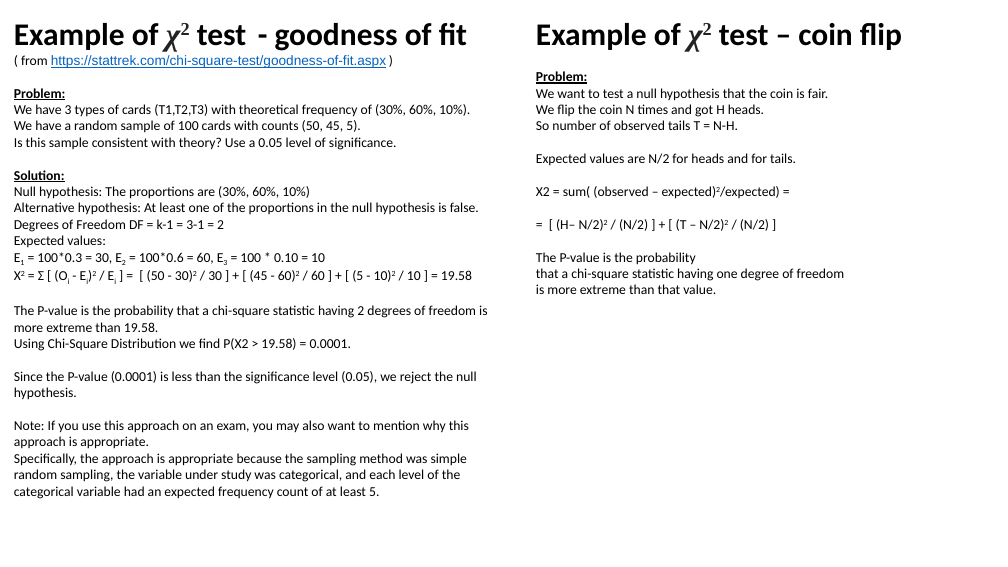
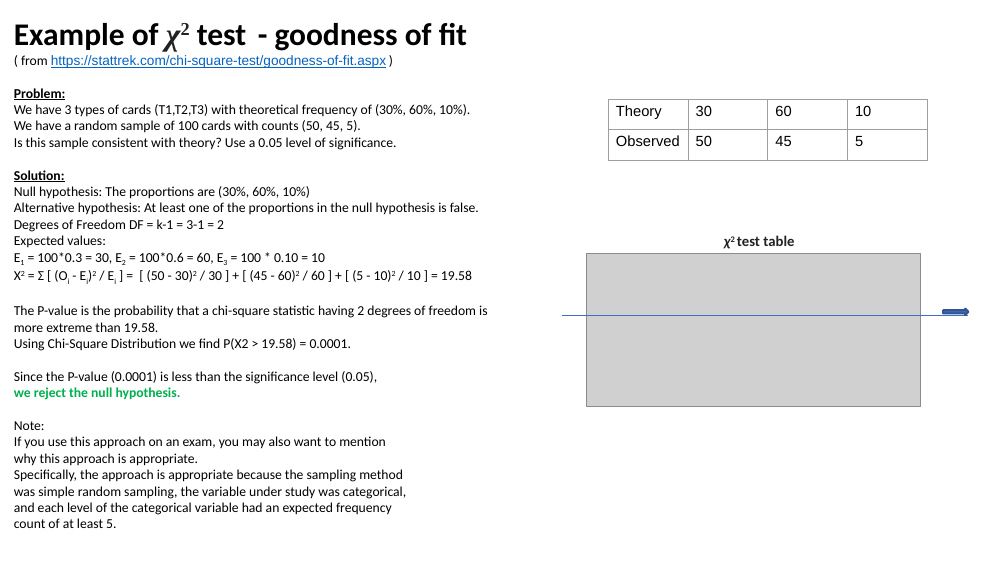
Before and after one commit to lselector/statistics, a slide deck: slide 4 of statistics_07a_x2_distribution.pptx. Drawn at 1008x567 pixels with LibreOffice and Linux fonts; fonts in the diff are those of the drawing; grey boxes stand for pictures. Boxes give left, top, right and bottom in pixels: in the first picture for what was removed or moved away, otherwise in the second. Text is boxed around its words. In the diff, an @@ line names an element or a change of style, - is before the commit and + after.

```diff
--- a/statistics_07a_x2_distribution.pptx
+++ b/statistics_07a_x2_distribution.pptx
@@ text removed at bbox=[536, 23, 902, 294] @@
-Example of χ2 test – coin flip
-Problem:
-We want to test a null hypothesis that the coin is fair.
-We flip the coin N times and got H heads.
-So number of observed tails T = N-H.
-Expected values are N/2 for heads and for tails.
-X2 = sum( (observed – expected)2/expected) =
-= [ (H– N/2)2 / (N/2) ] + [ (T – N/2)2 / (N/2) ]
-The P-value is the probability
-that a chi-square statistic having one degree of freedom
-is more extreme than that value.
@@ table added at bbox=[609, 99, 926, 160], 2 rows, 4 columns @@
+Theory | 30 | 60 | 10
+Observed | 50 | 45 | 5
@@ text added at bbox=[737, 235, 794, 246], 14 pt, text #222222, bold @@
+χ2 test table
@@ picture added at bbox=[586, 253, 921, 406] @@
@@ line added from (563, 315) to (969, 315), #3F6FC3 0.75 pt @@
@@ right arrow added at bbox=[944, 309, 969, 315], fill #4472C4, outline #325491 2 pt @@
@@ text at bbox=[14, 371, 406, 528]: text changed @@
-Since the P-value (0.0001) is less than the significance level (0.05), we reject the null hypothesis.
-Note: If you use this approach on an exam, you may also want to mention why this approach is appropriate.
-Specifically, the approach is appropriate because the sampling method was simple random sampling, the variable under study was categorical, and each level of the categorical variable had an expected frequency count of at least 5.
+Since the P-value (0.0001) is less than the significance level (0.05),
+we reject the null hypothesis.
+Note:
+If you use this approach on an exam, you may also want to mention
+why this approach is appropriate.
+Specifically, the approach is appropriate because the sampling method
+was simple random sampling, the variable under study was categorical,
+and each level of the categorical variable had an expected frequency
+count of at least 5.
```
Also in this commit, not shown: 4 other slides changed, 2 slides added, 6 other files.
